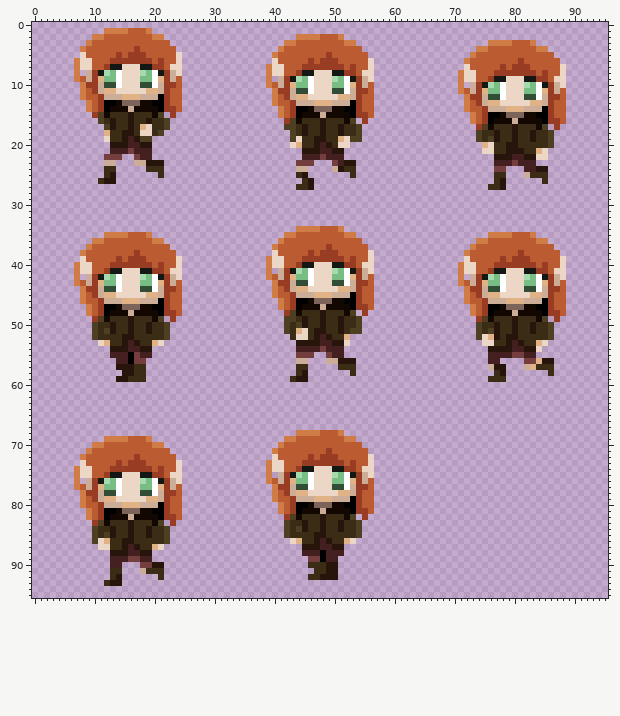
Sprite sheet, stored at IGB100Game/Assets/Sprites/Player/Walk.png. The picture above was drawn from the file before the commit.
The file is 96x96 pixels. The old version is drawn lined up with the new one.
After:
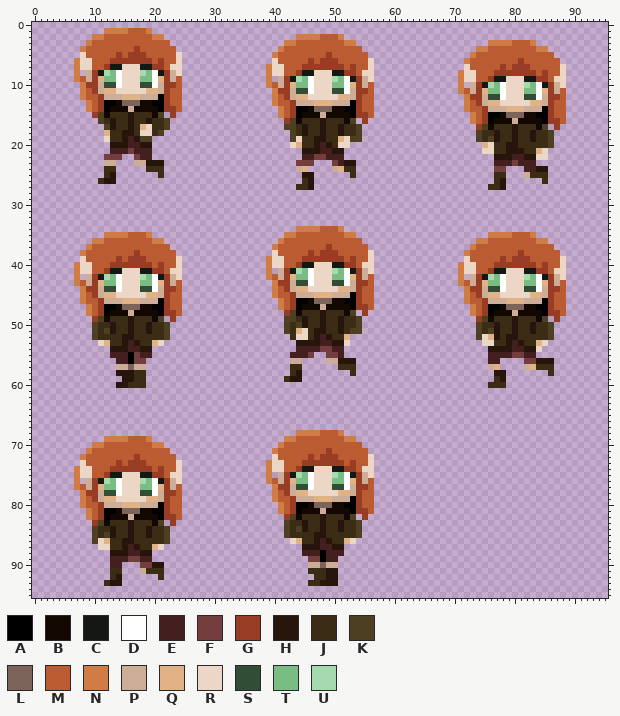
Palette (. is transparent): A #000000  B #130702  C #131814  D #ffffff  E #441f1f  F #753e3e  G #983c24  H #27140a  J #3a2c15  K #4d3f22  L #7c645a  M #bb5b31  N #cf7c47  P #ccad98  Q #e1b286  R #ecd7c6  S #314d36  T #78bd84  U #a5d9ae
Changes in this commit:
drawings rearranged on the sheet (the old picture shows each at its new place)
@@ x 42..53 @@
 21 ...HHHEEHH..
-22 ...EEEFEEE..
+22 ...EEFFEEE..
 23 ..FFF...FEHH
-24 ..PP....PHJJ
-25 ..JH.......J
+24 ..PQ....PQJJ
+25 ...HH......J
 26 ...JH.......
@@ x 0..95 @@
 53 ...........RQJJHEHJJQR......................HHHHEEHHR......................RRJJHEHJJQR..........
-54 .............HHHEEHH........................EEEEFEEE........................HHHHEEHHR...........
-55 .............EEEAFEE........................FFF..FEE........................EEEEFFEE............
-56 ..............EEAFF.........................PP...PPHHH......................EE....FFQHH.........
-57 ..............HHHJJ.........................JJ.....JJJ......................PHH...PQJJJ.........
-58 ...............HHJJ.........................JH.......J.......................JH.......J.........
-59 ..............HHJJJ........................JHH..............................JJJ.................
-60 ................................................................................................
+54 .............HHHEEHH........................EEEEFFEE........................HHHHEEHHR...........
+55 .............EEEAFEE.......................EEEF..FFE........................EEEEFFEE............
+56 ..............EEAFF........................PP....PPHHH......................EE....FFHHH.........
+57 ..............PPLPP........................JJ......JJJ......................PQ....PQJJJ.........
+58 ..............HHHJJ........................JH........J.......................HH.......J.........
+59 ...............HHJJ.......................JHH................................JH.................
+60 ..............HHJJJ.........................................................JJJ.................
 61 ................................................................................................
@@ x 44..52 @@
 89 ..FFAEE..
-90 ..JJJHH..
-91 ...JJHH..
-92 ..JJHHH..
-93 .........
+90 ..PPLPP..
+91 ..JJJHH..
+92 ...JJHH..
+93 ..JJHHH..
 94 .........
Changed places in both pictures, as pixel boxes (x1, y1, x2, y2):
changed: (296, 154, 320, 178)
changed: (338, 166, 344, 172)
changed: (284, 346, 338, 382)
changed: (536, 358, 542, 364)
changed: (116, 364, 146, 388)
changed: (488, 364, 506, 388)
changed: (308, 562, 338, 586)
